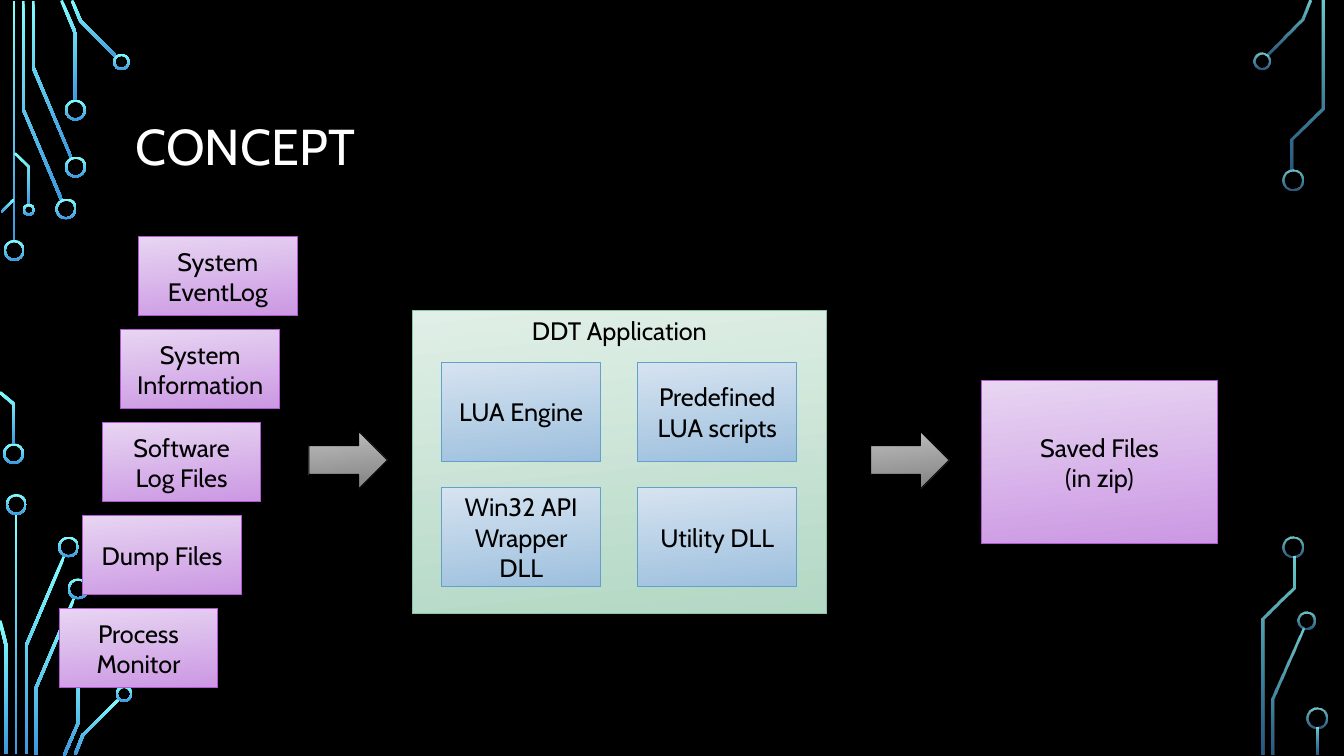
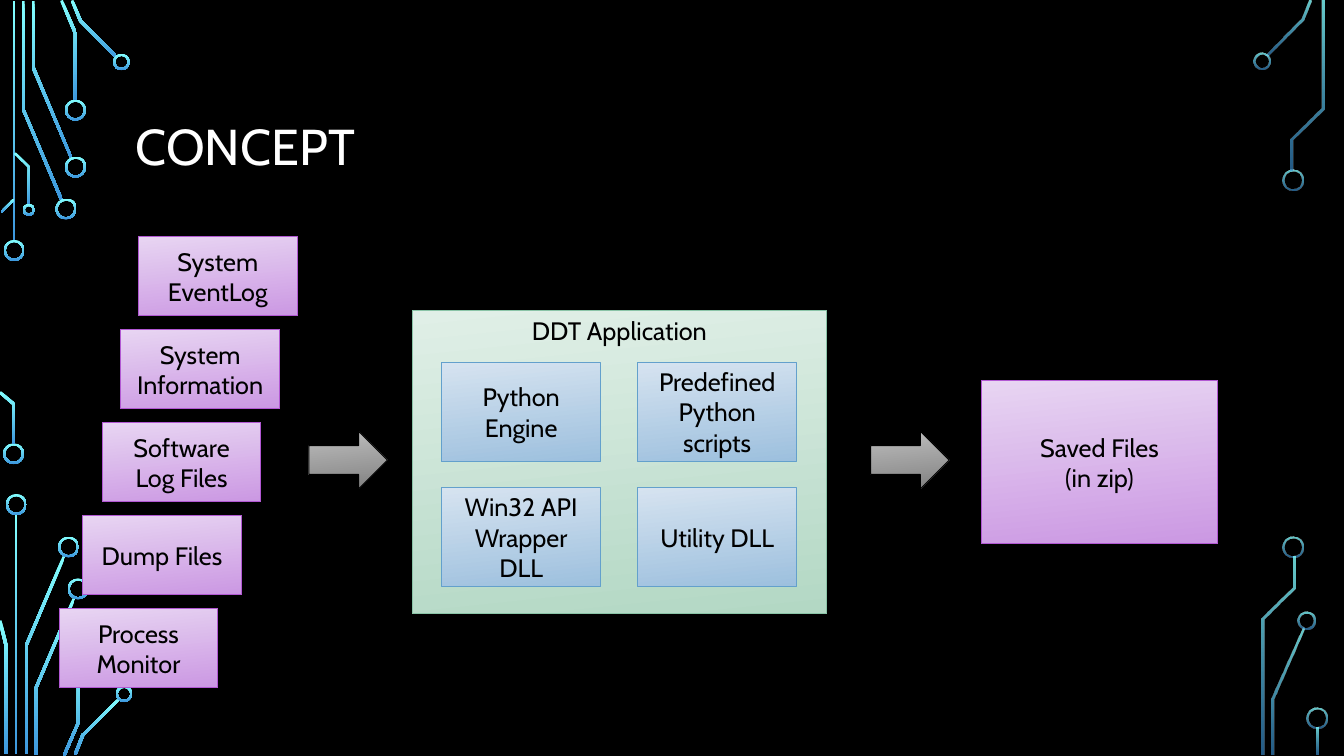
Before and after one commit to smokingpc/ddt, a slide deck: slide 3 of doc/Overview.pptx. Drawn at 1344x756 pixels with LibreOffice and Linux fonts; fonts in the diff are those of the drawing; background and template pictures are left out. Boxes give left, top, right and bottom in pixels: in the first picture for what was removed or moved away, otherwise in the second. Text is boxed around its words. In the diff, an @@ line names an element or a change of style, - is before the commit and + after.

```diff
--- a/doc/Overview.pptx
+++ b/doc/Overview.pptx
@@ text in rectangle at [483, 387, 560, 443]: text changed @@
-LUA Engine
+Python Engine
@@ text in rectangle at [659, 372, 775, 458]: text changed @@
-Predefined LUA scripts
+Predefined Python scripts
```
Also in this commit, not shown: 2 other slides changed, 1 slide removed, 1 other file.
